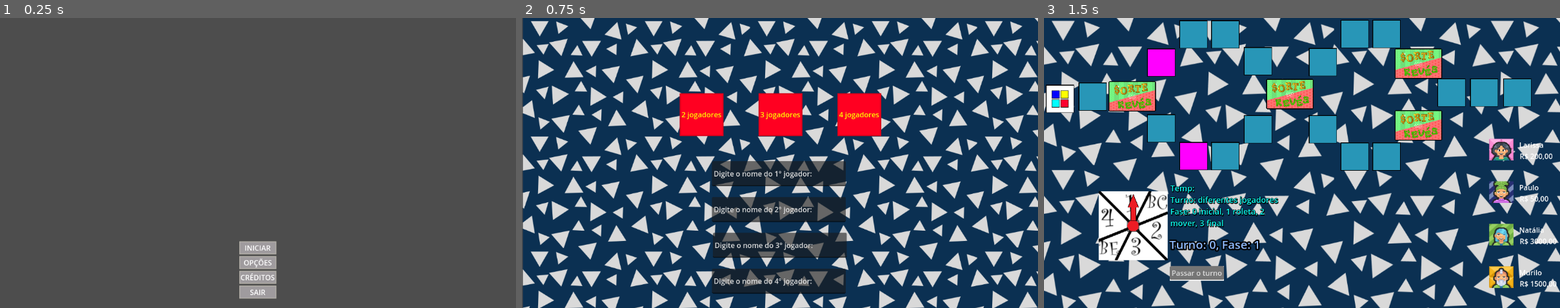
Above: before the commit, frames 1-3 (left to right).
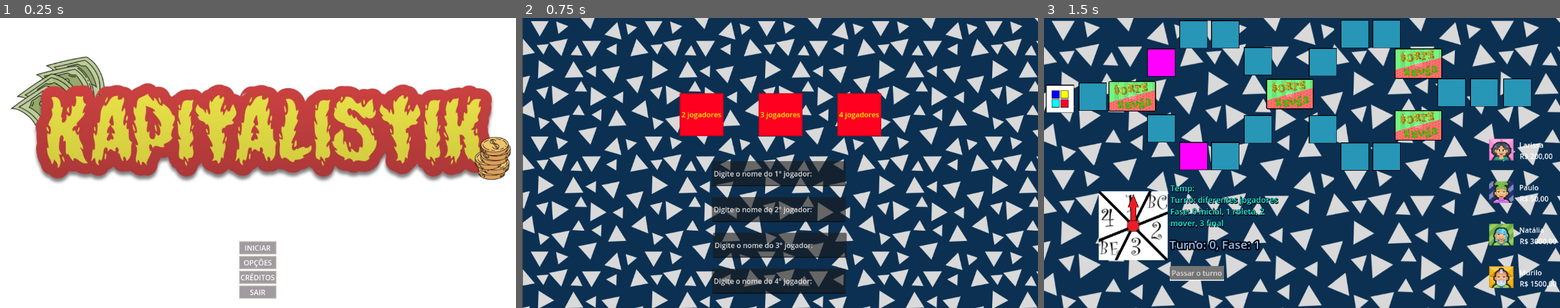
Above: after the commit, the same moments.

Repository: walo2/GameDev_ProjetoGeo
Game: Godot game, scene res://menu.tscn
Two runs of this game, one before a commit and one after it. Both use one fixed random seed, a clock stepped at 60 frames per second and the inputs below.
Inputs:
- Up to frame 1 (0.25 s): no input
- Up to frame 2 (0.75 s): click "INICIAR" at 0.5 s
- Up to frame 3 (1.5 s): click "2 jogadores" at 1.25 s

The runs differ from the first frame. In frame 1, 99% of the frame differs, in the area x 0-100%, y 0-100%; in frame 2, nothing differs; in frame 3, nothing differs.

Commit message:
adicionado figura de capa

Diff:
--- a/Kapitalistik/menu.tscn
+++ b/Kapitalistik/menu.tscn
@@ -1,7 +1,8 @@
-[gd_scene load_steps=3 format=3 uid="uid://dggyhevyw8x75"]
+[gd_scene load_steps=4 format=3 uid="uid://dggyhevyw8x75"]
 
 [ext_resource type="Theme" uid="uid://c2ywgxeig0yn2" path="res://default_btn.tres" id="1_a1oif"]
 [ext_resource type="Script" path="res://menu.gd" id="1_cux3h"]
+[ext_resource type="Texture2D" uid="uid://bi3wiyjghopn" path="res://Imgs/capaDoJogo.jpeg" id="2_pba6g"]
 
 [node name="Control" type="Control"]
 layout_mode = 3
@@ -16,16 +17,24 @@
 grow_vertical = 2
 script = ExtResource("1_cux3h")
 
+[node name="ColorRect" type="ColorRect" parent="."]
+layout_mode = 0
+offset_left = -11.0
+offset_top = -23.0
+offset_right = 1177.0
+offset_bottom = 661.0
+
 [node name="Background" type="TextureRect" parent="."]
-modulate = Color(0.952941, 0.741176, 0.682353, 1)
-self_modulate = Color(0.917647, 0.803922, 0.764706, 1)
 layout_mode = 2
-offset_top = 20.0
-offset_right = 1152.0
-offset_bottom = 628.0
+offset_left = 12.0
+offset_top = 39.0
+offset_right = 1163.0
+offset_bottom = 410.0
 grow_horizontal = 2
 grow_vertical = 2
-expand_mode = 2
+texture = ExtResource("2_pba6g")
+expand_mode = 1
+stretch_mode = 5
 
 [node name="MarginContainer" type="MarginContainer" parent="."]
 layout_mode = 1
@@ -40,6 +49,7 @@
 grow_vertical = 2
 theme_override_constants/margin_top = 20
 theme_override_constants/margin_bottom = 20
+metadata/_edit_lock_ = true
 
 [node name="VBoxContainer" type="VBoxContainer" parent="MarginContainer"]
 layout_mode = 2
Binary file added: Kapitalistik/Imgs/capaDoJogo.jpeg
Not shown, added: Kapitalistik/Imgs/capaDoJogo.jpeg.import
